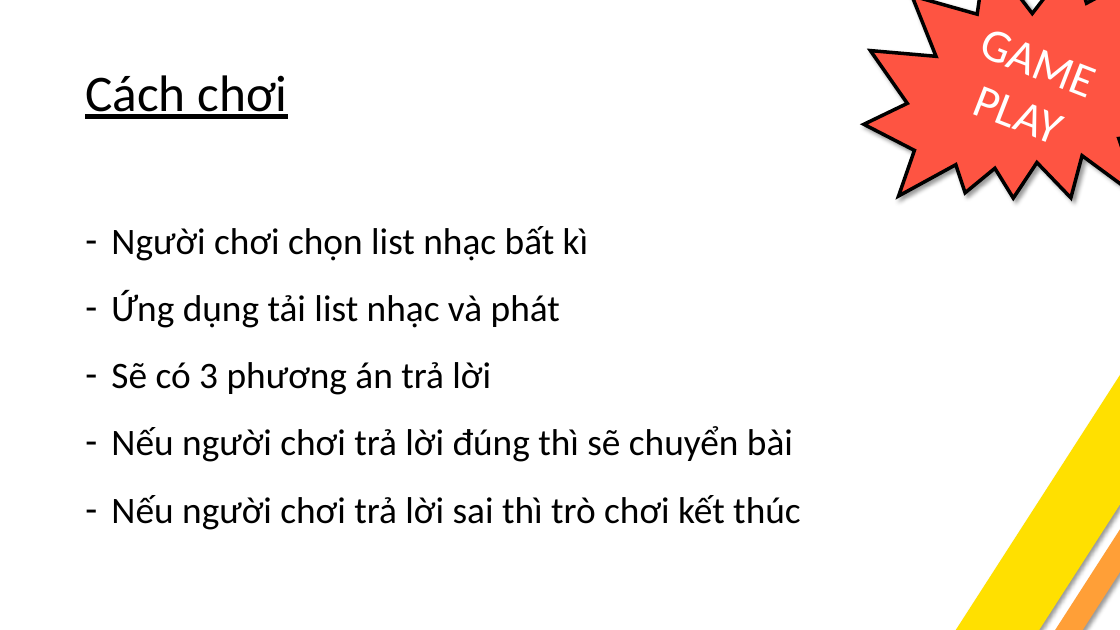
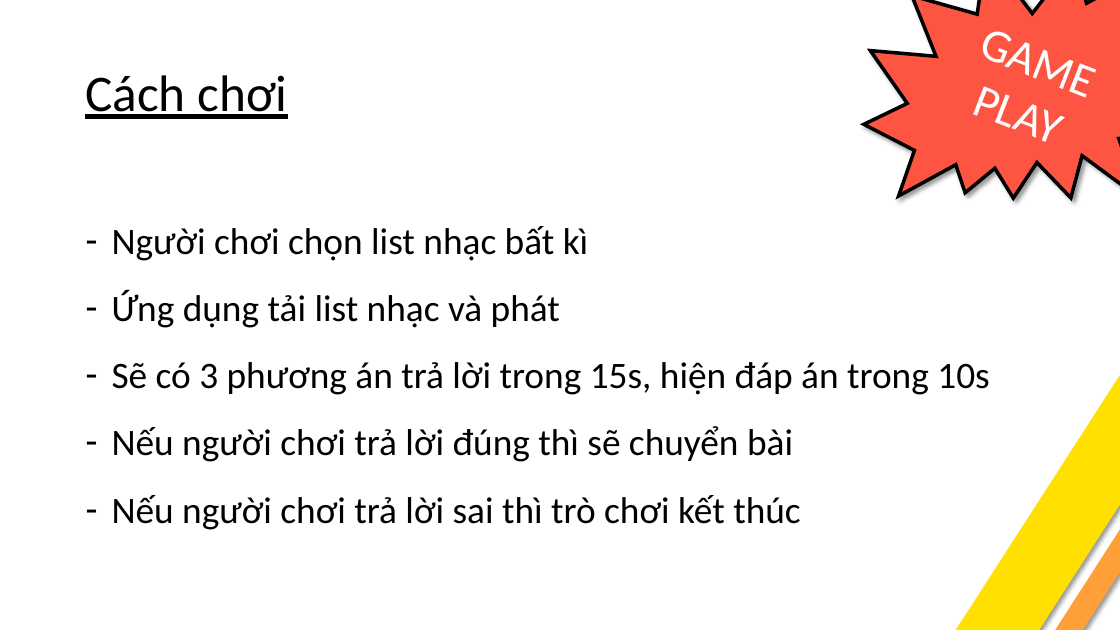
Before and after one commit to ckocank/cisum, a slide deck: slide 5 of Nghe nhạc đoán tên bài hát.pptx. Drawn at 1120x630 pixels with LibreOffice and Linux fonts; fonts in the diff are those of the drawing. Boxes give left, top, right and bottom in pixels: in the first picture for what was removed or moved away, otherwise in the second. Text is boxed around its words. In the diff, an @@ line names an element or a change of style, - is before the commit and + after.

```diff
--- a/Nghe nhạc đoán tên bài hát.pptx
+++ b/Nghe nhạc đoán tên bài hát.pptx
@@ text at (112,362,989,395): text changed @@
-– Sẽ có 3 phương án trả lời
+– Sẽ có 3 phương án trả lời trong 15s, hiện đáp án trong 10s
```
